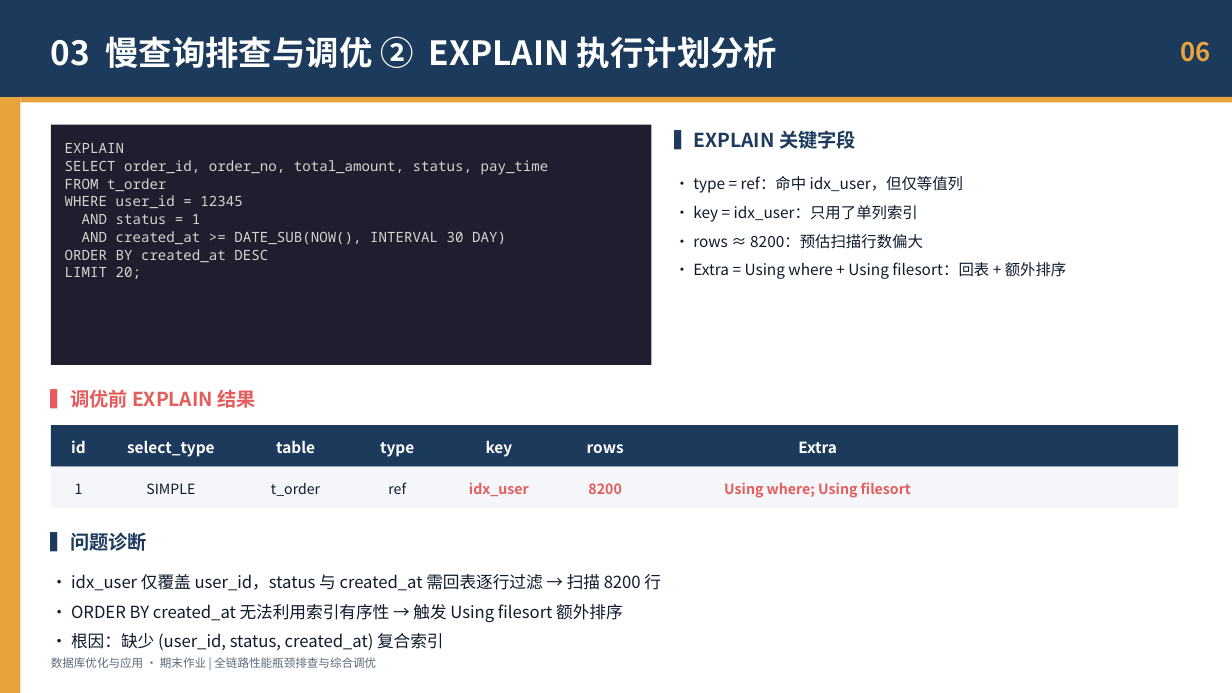
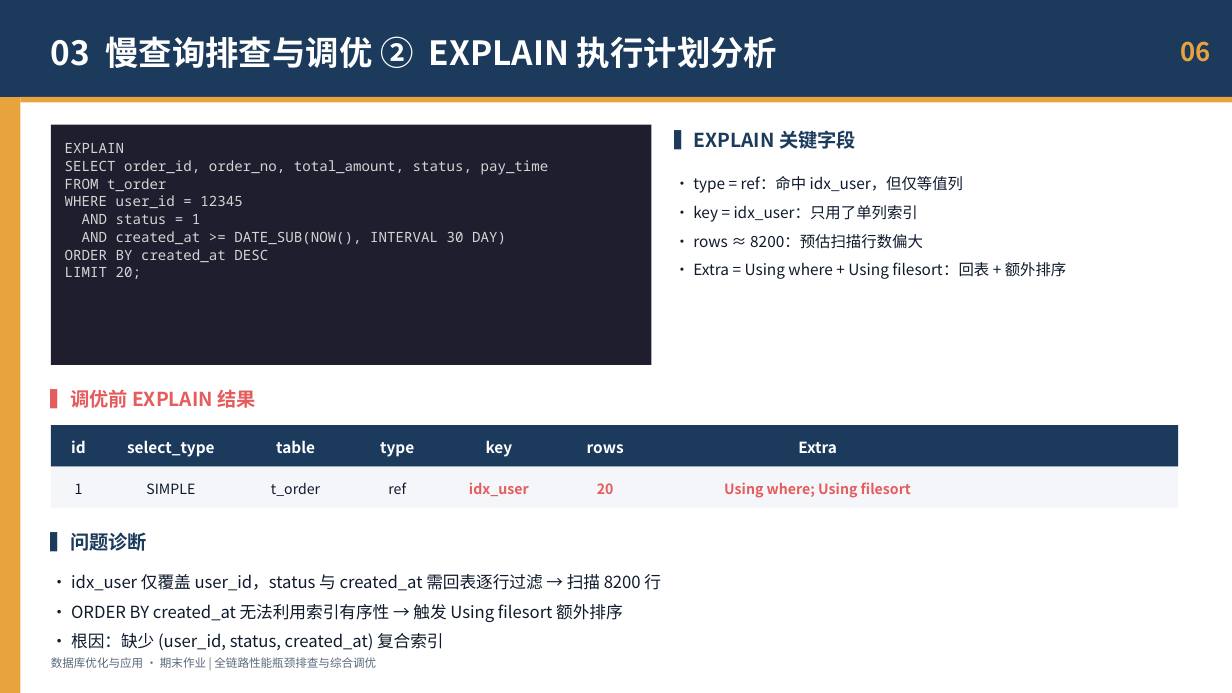
Before and after one commit to nxj23/-, a slide deck: slide 6 of db_optimization_demo/ppt/全链路性能瓶颈排查与综合调优.pptx. Drawn at 1232x693 pixels with LibreOffice and Linux fonts; fonts in the diff are those of the drawing. Boxes give left, top, right and bottom in pixels: in the first picture for what was removed or moved away, otherwise in the second. Text is boxed around its words. In the diff, an @@ line names an element or a change of style, - is before the commit and + after.

```diff
--- a/db_optimization_demo/ppt/全链路性能瓶颈排查与综合调优.pptx
+++ b/db_optimization_demo/ppt/全链路性能瓶颈排查与综合调优.pptx
@@ text at [597, 483, 614, 494]: text changed @@
-8200
+20
```
Also in this commit, not shown: 7 other slides changed, 10 other files.
